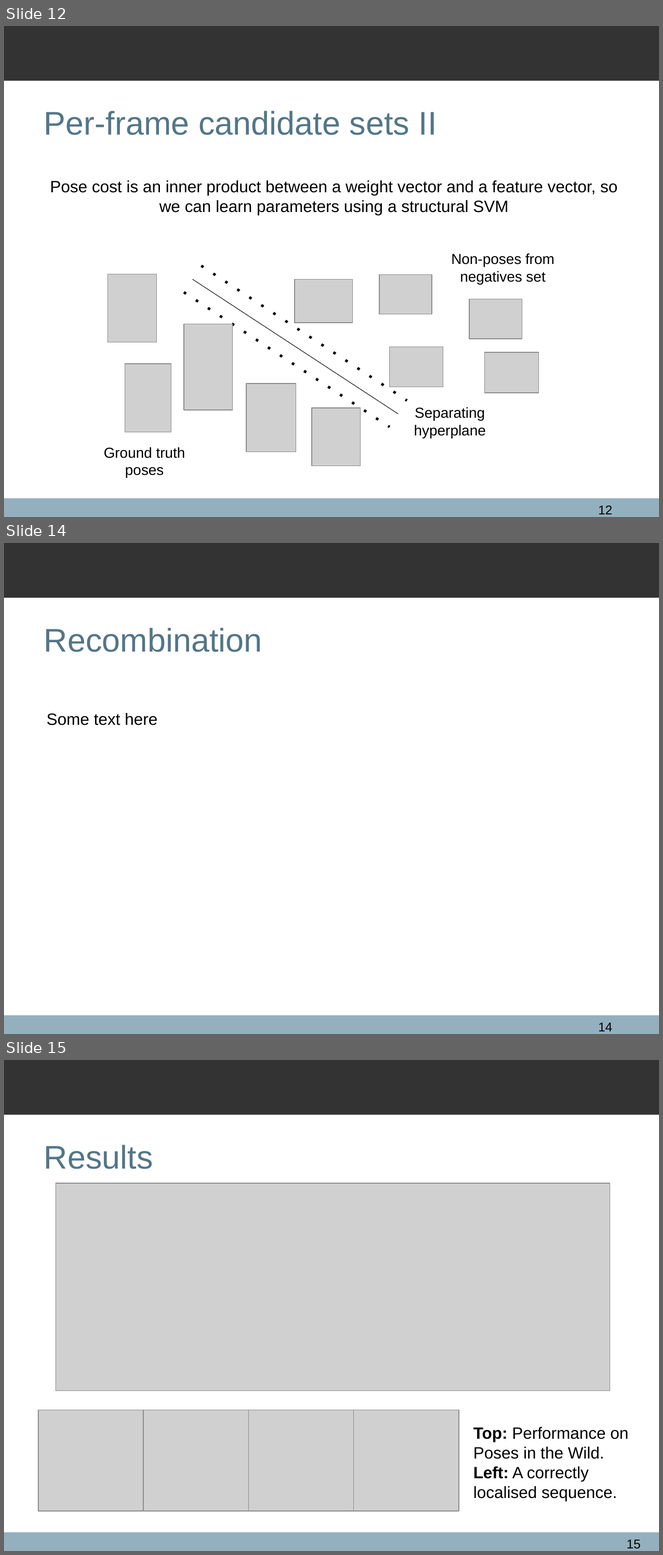
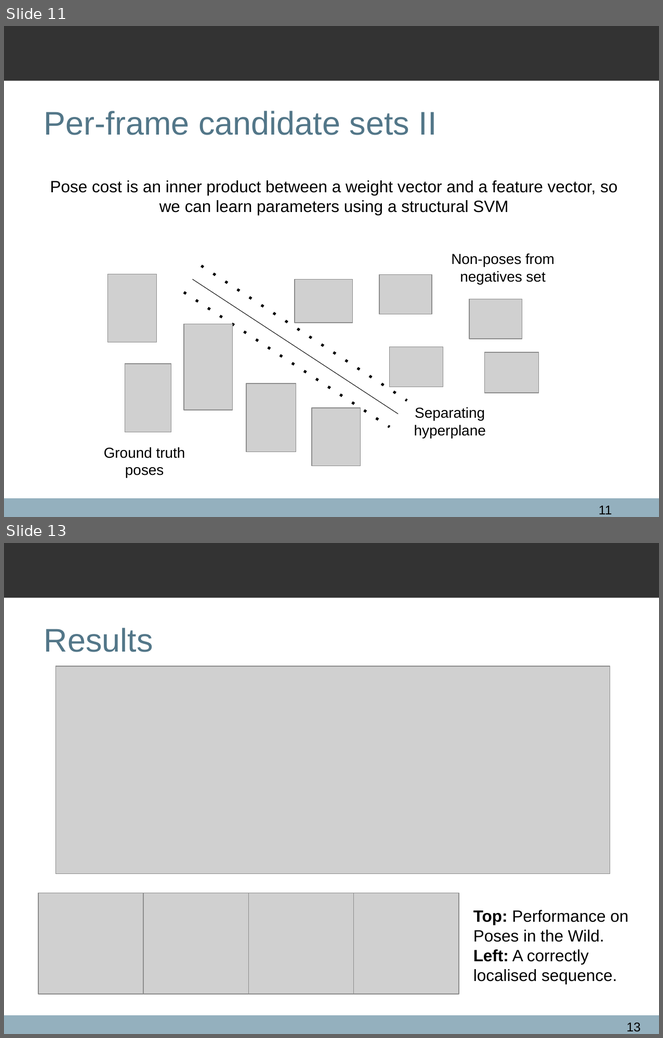
Before and after one commit to qxcv/comp2560, a slide deck: presentation/presentation.odp. Shown one above the other, each under a label of ours: slides 12, 14 and 15 before the commit, slides 11 and 13 after it; the slides between them are not shown. The pictures are 663x1555 and 663x1038 pixels, drawn with LibreOffice and Linux fonts; fonts in the diff are those of the drawing; grey boxes stand for pictures; background and template pictures are left out. Boxes give left, top, right and bottom in pixels: in the first picture for what was removed or moved away, otherwise in the second. Text is boxed around its words. In the diff, an @@ line names an element or a change of style, - is before the commit and + after.

Commit message:
About to do recombination

```diff
--- a/presentation/presentation.odp
+++ b/presentation/presentation.odp
@@ slide 14 removed at (4,543,659,1034), background #FFFFFF; not listed: 2 template elements that a slide beside it also shows @@
@@ title removed at (44,628,262,652) @@
-Recombination
@@ text removed at (47,713,157,726) @@
-Some text here
@@ page number removed at (598,1023,612,1032) @@
-14
@@ what was slide 12 is now slide 11 @@
@@ page number at (599,506,612,515): text changed @@
-12
+11
@@ what was slide 15 is now slide 13 @@
@@ page number at (627,1023,641,1032): text changed @@
-15
+13
```
Also in this commit, not shown: 1 slide changed, 1 slide added, 2 other slides removed.
